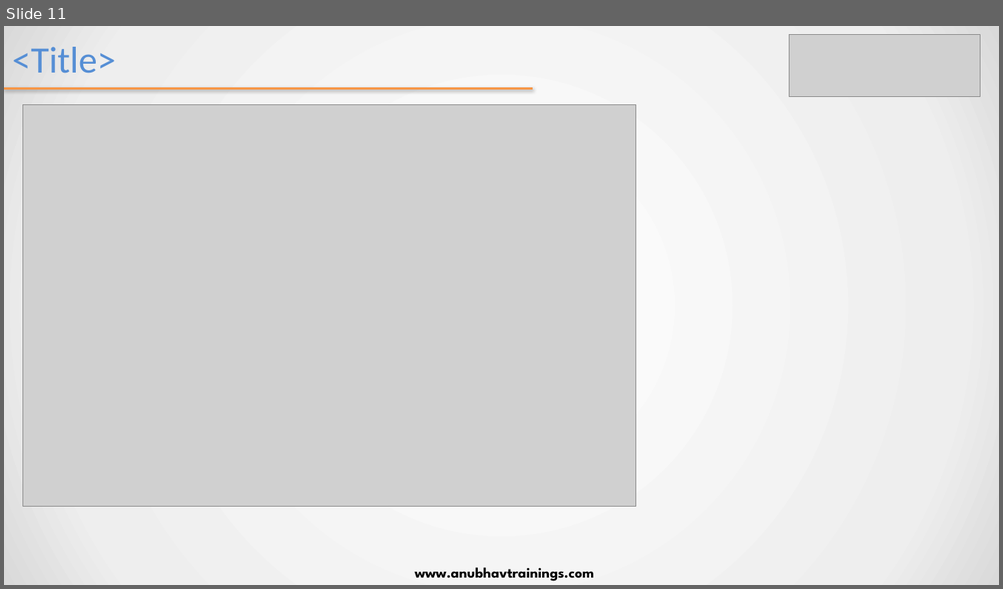
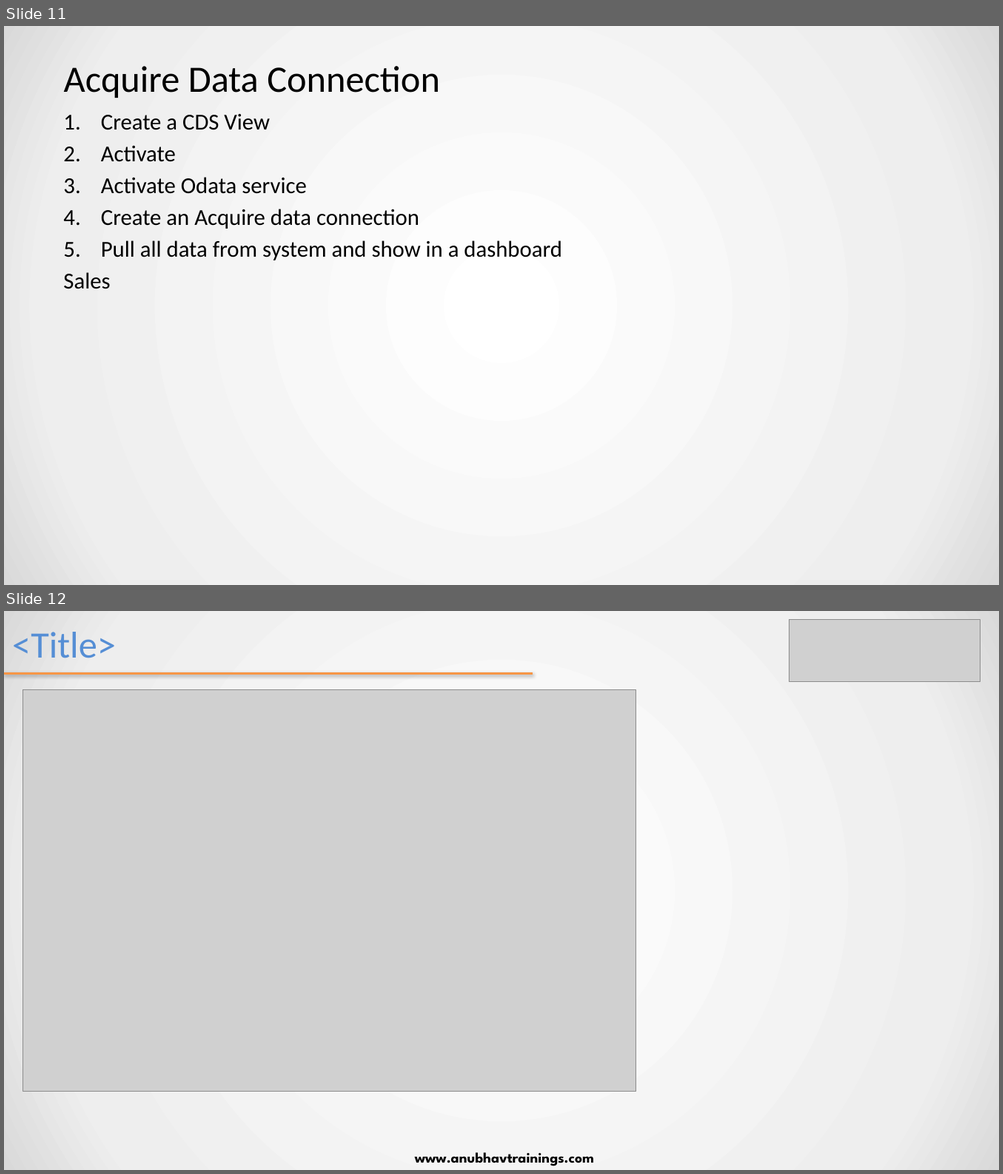
Before and after one commit to samui5/saccorptraining, a slide deck: day 13/SAC_Training Day 13.pptx. Shown one above the other, each under a label of ours: slide 11 before the commit, slides 11 and 12 after it. The pictures are 1003x589 and 1003x1174 pixels, drawn with LibreOffice and Linux fonts; fonts in the diff are those of the drawing; grey boxes stand for pictures. Boxes give left, top, right and bottom in pixels: in the first picture for what was removed or moved away, otherwise in the second. Text is boxed around its words. In the diff, an @@ line names an element or a change of style, - is before the commit and + after.

Commit message:
13

```diff
--- a/day 13/SAC_Training Day 13.pptx
+++ b/day 13/SAC_Training Day 13.pptx
@@ slide 11 added at [4, 26, 999, 585], background gradient #FFFFFF to #EEEEEE to #D9D9D9 @@
@@ title added at [64, 66, 440, 98], 36 pt, text #000000 @@
+Acquire Data Connection
@@ text added at [63, 114, 562, 289], 22 pt, text #000000 @@
+1. Create a CDS View
+2. Activate
+3. Activate Odata service
+4. Create an Acquire data connection
+5. Pull all data from system and show in a dashboard
+Sales
@@ what was slide 11 is now slide 12 @@
```
